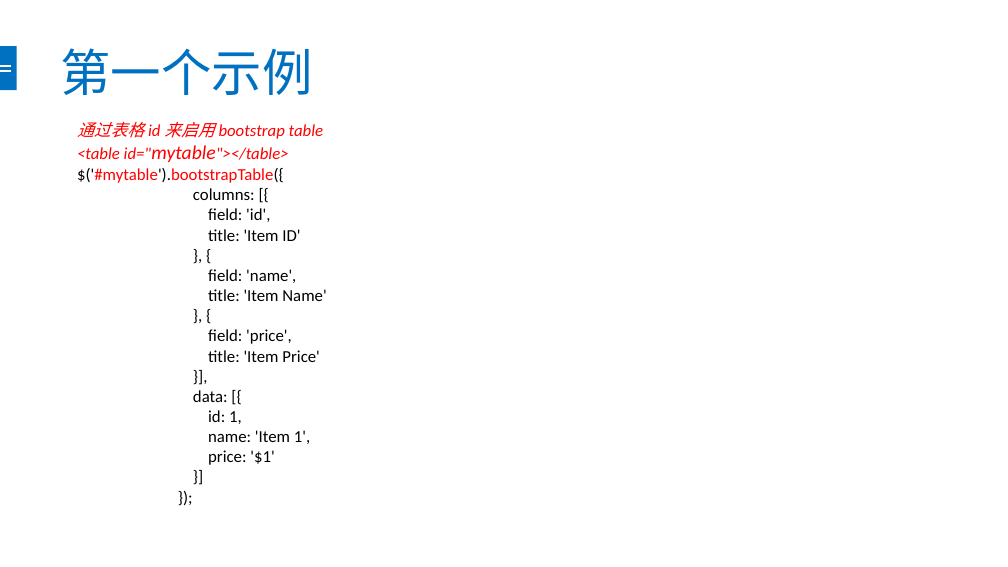
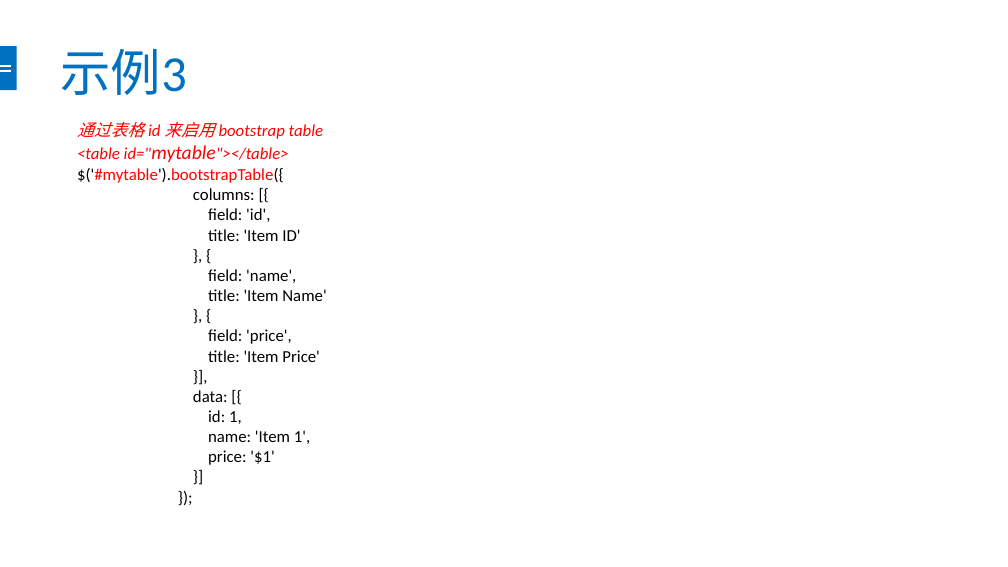
Before and after one commit to chendingguo/workspace, a slide deck: slide 7 of springboot-mybatis-master/bootstrap-table.pptx (slide 6 before the commit). Drawn at 1008x567 pixels with LibreOffice and Linux fonts; fonts in the diff are those of the drawing. Boxes give left, top, right and bottom in pixels: in the first picture for what was removed or moved away, otherwise in the second. Text is boxed around its words. In the diff, an @@ line names an element or a change of style, - is before the commit and + after.

```diff
--- a/springboot-mybatis-master/bootstrap-table.pptx
+++ b/springboot-mybatis-master/bootstrap-table.pptx
@@ title at [60, 49, 186, 95]: text changed @@
-第一个示例
+示例3
```
Also in this commit, not shown: 5 other slides changed, 4 slides added, 3 slides removed, 29 other files.
